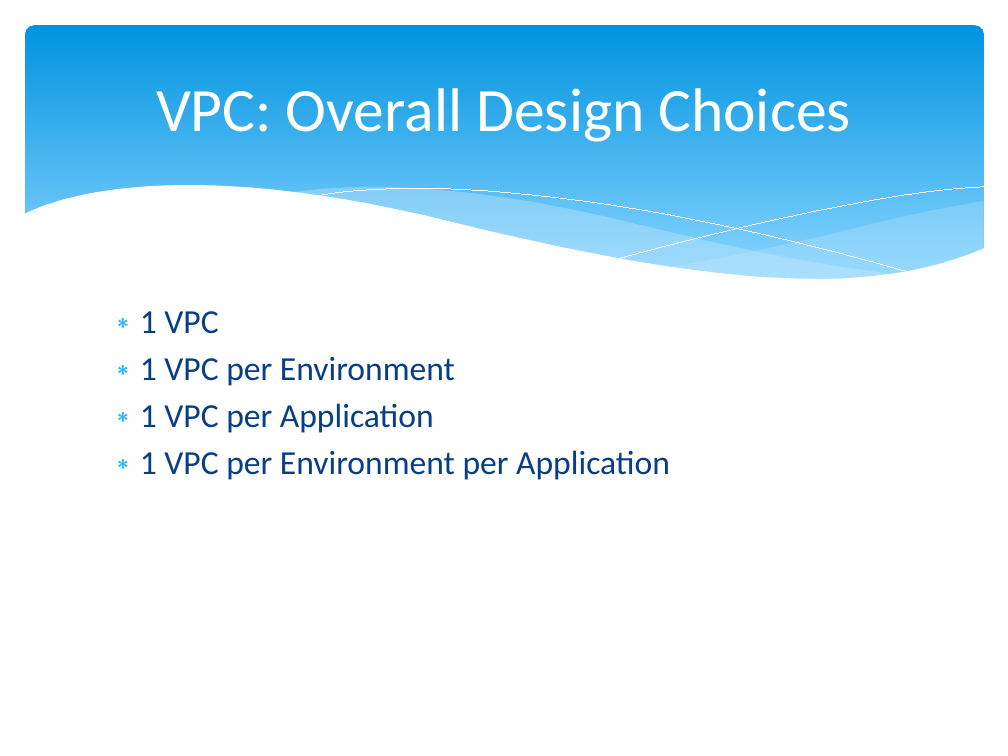
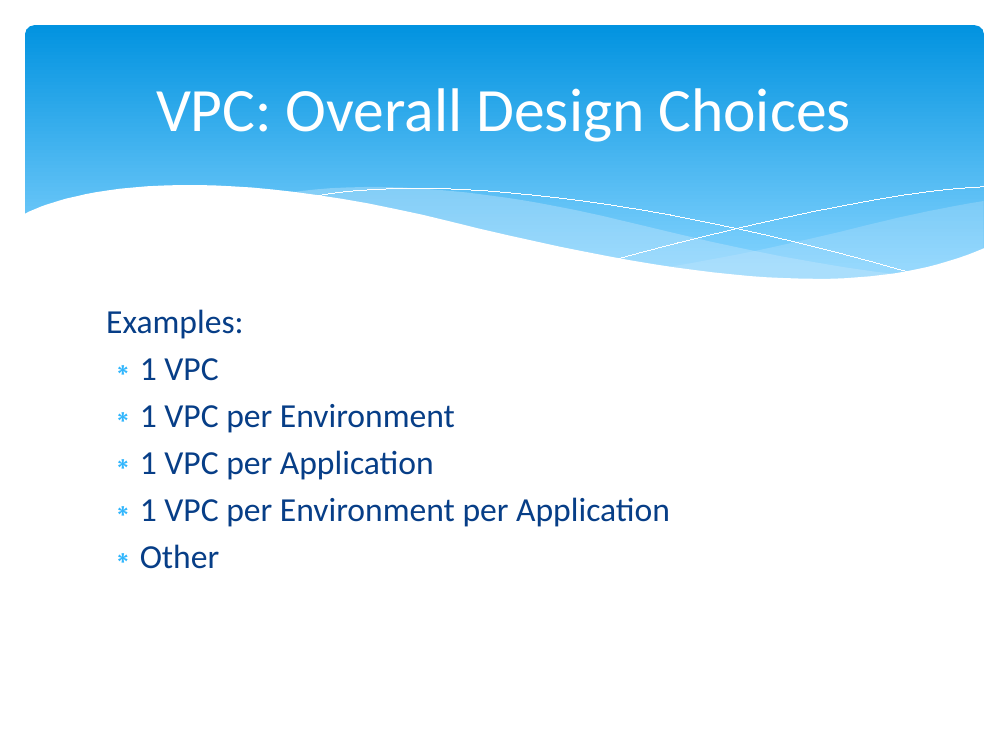
Before and after one commit to cloudavail/awstraining, a slide deck: slide 11 of aws-vpc/aws-vpc.pptx. Drawn at 1008x756 pixels with LibreOffice and Linux fonts; fonts in the diff are those of the drawing. Boxes give left, top, right and bottom in pixels: in the first picture for what was removed or moved away, otherwise in the second. Text is boxed around its words. In the diff, an @@ line names an element or a change of style, - is before the commit and + after.

```diff
--- a/aws-vpc/aws-vpc.pptx
+++ b/aws-vpc/aws-vpc.pptx
@@ text at bbox=[106, 309, 243, 339]: paragraph added @@
+Examples:
@@ text at bbox=[140, 544, 219, 569]: paragraph added @@
+∗ Other
```
Also in this commit, not shown: 7 other slides changed.
